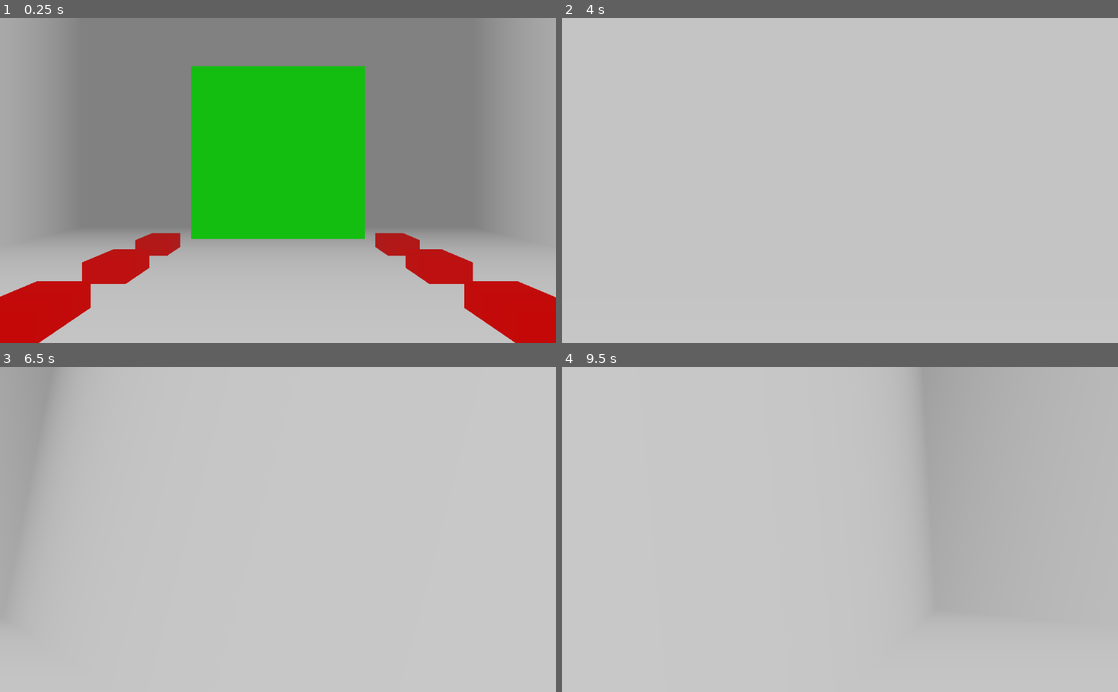
Above: before the commit, frames 1-4 (two rows, left to right).
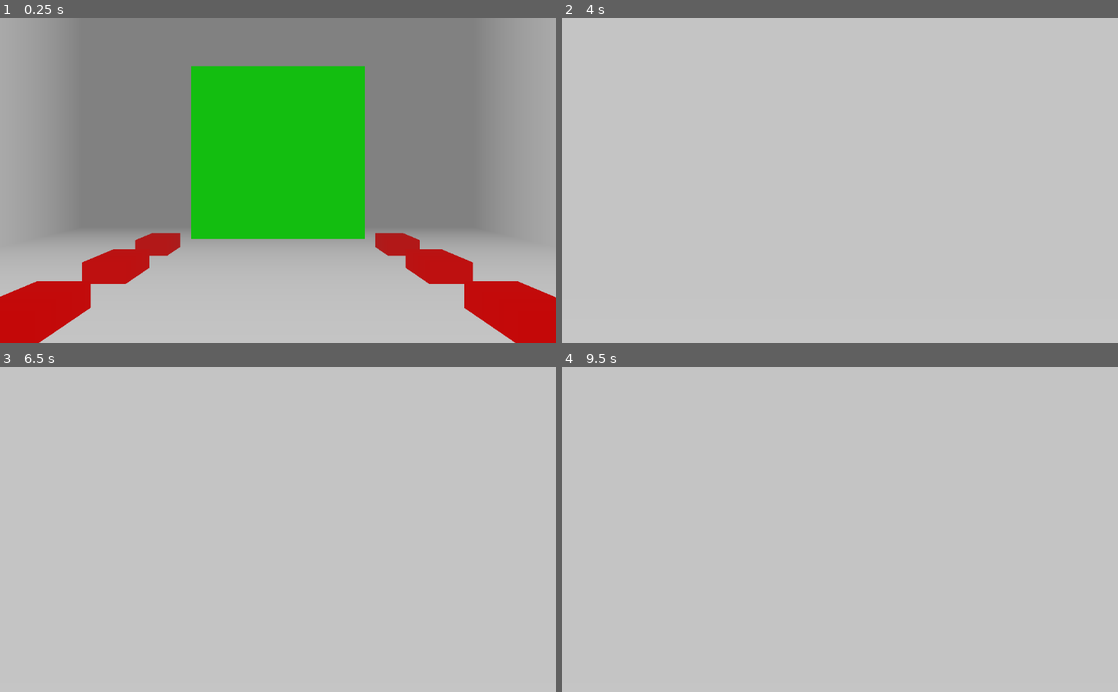
Above: after the commit, the same moments.

Repository: ANamelessGhoul/GravityGame
Game: Godot game, scene res://scenes/post_process.tscn
Two runs of this game, one before a commit and one after it. Both use one fixed random seed, a clock stepped at 60 frames per second and the inputs below.
Inputs (mouse positions are in pixels of both pictures, inside the frame that each line leads up to):
- Up to frame 1 (0.25 s): no input
- Up to frame 2 (4 s): move the mouse to (962, 164) at 0.52 s; hold D (right) 0.53-1.28 s; tap Space (jump) at 0.77, 1.52, 2, 3.02, 3.77 s; tap Enter at 1.25, 2.75 s; move the mouse to (728, 196) at 1.27 s; hold S (back) 1.28-2.03 s; move the mouse to (895, 109) at 2.02 s; hold D (right) 2.03-2.78 s; move the mouse to (812, 245) at 2.77 s; hold W (forward) 2.78-3.53 s; move the mouse to (1006, 229) at 3.52 s; hold A (left) from 3.53 s (still down)
- Up to frame 3 (6.5 s): tap Escape (mouse_escape) at 4.15 s; tap Space (jump) at 4.25, 4.52, 5.75, 6.02 s; move the mouse to (233, 526) at 4.27 s; release A (left) at 4.28 s; hold W (forward) 4.28-5.78 s; tap Enter at 5 s; move the mouse to (283, 529) at 5.02 s; move the mouse to (255, 523) at 5.77 s; hold D (right) from 5.78 s (still down)
- Up to frame 4 (9.5 s): move the mouse to (867, 529) at 6.52 s; release D (right) at 6.53 s; hold W (forward) 6.53-8.78 s; tap Space (jump) at 6.77, 7.52, 9.02 s; move the mouse to (812, 529) at 7.27 s; move the mouse to (851, 523) at 8.02 s; move the mouse to (834, 536) at 8.77 s; hold A (left) from 8.78 s (still down)

Frames 1-2 are identical in both runs. In frame 3, 5.0% of the frame differs, in the area x 0-13%, y 0-78%; in frame 4, 4.5%.

Commit message:
Added pausing

Diff:
--- a/project.godot
+++ b/project.godot
@@ -19,6 +19,7 @@
 Physics="*res://scripts/auto_load/physics.gd"
 StaticEffect="*res://scripts/auto_load/static_effect.gd"
 Fullscreen="*res://scripts/auto_load/fullscreen.gd"
+Pause="*res://scripts/auto_load/pause.gd"
 
 [gui]
 
@@ -86,6 +87,11 @@
 "events": [ Object(InputEventKey,"resource_local_to_scene":false,"resource_name":"","device":0,"alt":false,"shift":false,"control":false,"meta":false,"command":false,"pressed":false,"scancode":0,"physical_scancode":16777255,"unicode":0,"echo":false,"script":null)
  ]
 }
+pause={
+"deadzone": 0.5,
+"events": [ Object(InputEventKey,"resource_local_to_scene":false,"resource_name":"","device":0,"alt":false,"shift":false,"control":false,"meta":false,"command":false,"pressed":false,"scancode":0,"physical_scancode":16777217,"unicode":0,"echo":false,"script":null)
+ ]
+}
 
 [physics]
 
--- a/scripts/auto_load/fullscreen.gd
+++ b/scripts/auto_load/fullscreen.gd
@@ -1,4 +1,7 @@
 extends Node
+
+func _ready():
+	pause_mode = Node.PAUSE_MODE_PROCESS
 
 func _process(_delta: float):
 	if Input.is_action_just_pressed("fullscreen"):
--- /dev/null
+++ b/scripts/auto_load/pause.gd
@@ -0,0 +1,19 @@
+extends Node
+
+signal paused()
+signal resumed()
+
+func _ready():
+	pause_mode = Node.PAUSE_MODE_PROCESS
+
+func _process(_delta: float):
+	if Input.is_action_just_pressed("pause"):
+		toggle_pause()
+
+func toggle_pause():
+	var tree := get_tree()
+	tree.paused = not tree.paused
+	if tree.paused:
+		emit_signal("paused")
+	else:
+		emit_signal("resumed")
--- a/scripts/auto_load/static_effect.gd
+++ b/scripts/auto_load/static_effect.gd
@@ -4,6 +4,9 @@
 
 var duration: float = 0.5
 var _time: float = 0
+
+func _ready():
+	pause_mode = Node.PAUSE_MODE_PROCESS
 
 func _process(delta):
 	var weight = _time / duration
